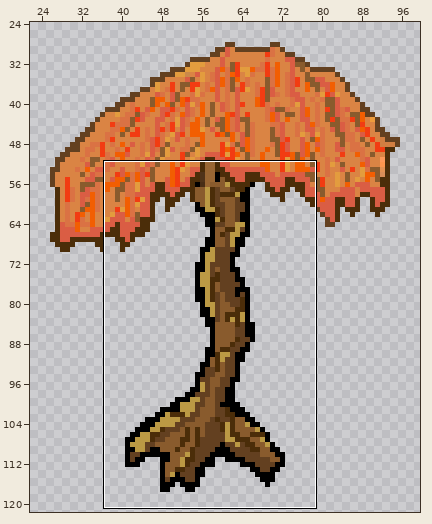
Two states of a sprite sheet, Prefabs/Trees/TallTree.png. The first picture is a wide view before the edit; the outline marks the close-up.
Close-up. Before the commit:
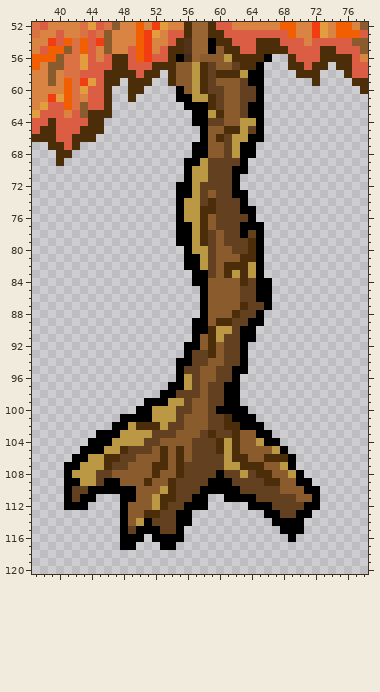
The file is 128x128 pixels. Colours within 5 levels of each other are drawn and written as one. Shown: x 37..78, y 52..120. The wide view leaves out empty margins.
And afterwards:
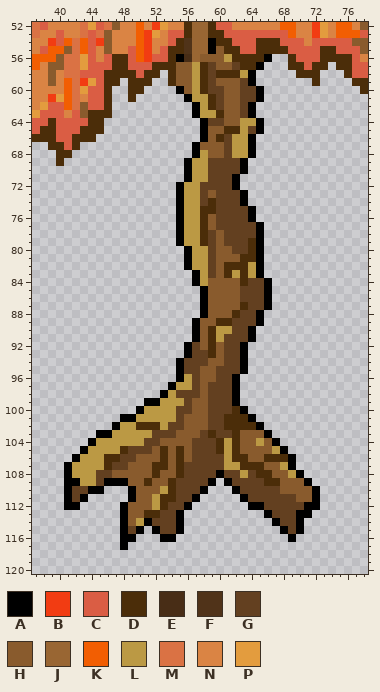
Palette (. is transparent): A #000000  B #f23c12  C #da5d44  D #4b2d09  E #482d16  F #503319  G #634020  H #895b2d  J #996633  K #f25e02  L #bb9944  M #da7244  N #da8444  P #e39c3e
What changed:
Changed rows in their new state; - is an unchanged pixel.
first column x 42:
 58 -----------------------.------
 59 -----------------------.------
 61 -------------.----------------
 62 --------------.-L------.------
 63 ----------------L------.------
 64 ---------------.--------------
 66 -----------------------.------
 67 ----------------H----L--------
 68 ----------------L----L--------
 69 ---------------L--------------
 70 --------------------G---------
 72 --------------L---------------
 73 --------------L-----G---------
 75 ---------------------G--------
 77 --------------L------GG-------
 78 --------------L------G--------
 79 --------------L---------------
 81 ---------------L--------------
 82 ---------------L--------------
 83 ----------------L-------------
 84 ----------------L------G------
 85 -----------------------G------
 86 -----------------------G------
 89 ----------------H-----G-------
 90 ----------------H----G--------
 91 ---------------------G--------
 92 ---------------G--------------
 94 --------------G---------------
 95 --------------------G---------
 97 -------------L-----G----------
 98 ------------L------G----------
 99 -----------L-------G----------
100 ---------L--------GGD---------
101 --------LL----------DD--------
102 ------L--------------DD-------
103 -----L-----------------H------
104 ---LL-------------------H-----
105 --LL--------------------------
106 -L----------------------------
107 L-----------------------------
109 ------A-----------.---------H-
110 ----...----------...---------H
111 --.---.---------.--..-G-------
112 -.-------------..-------G-----
113 --------------.----------G----
114 --------------.-----------GG--
115 ---------.-----------------G--
116 --------.-.--.----------------
117 -------.---..-----------------
Where, in picture pixels (left, top, right, bottom), the same in both close-ups:
changed: (72, 70, 312, 550)
